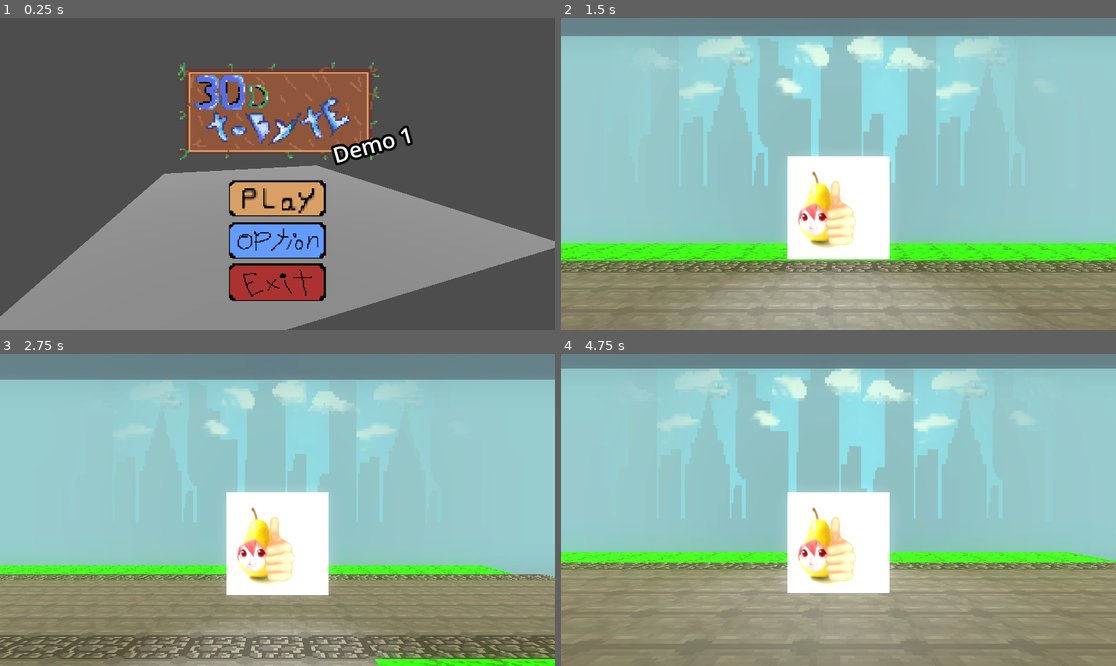
Above: before the commit, frames 1-4 (two rows, left to right).
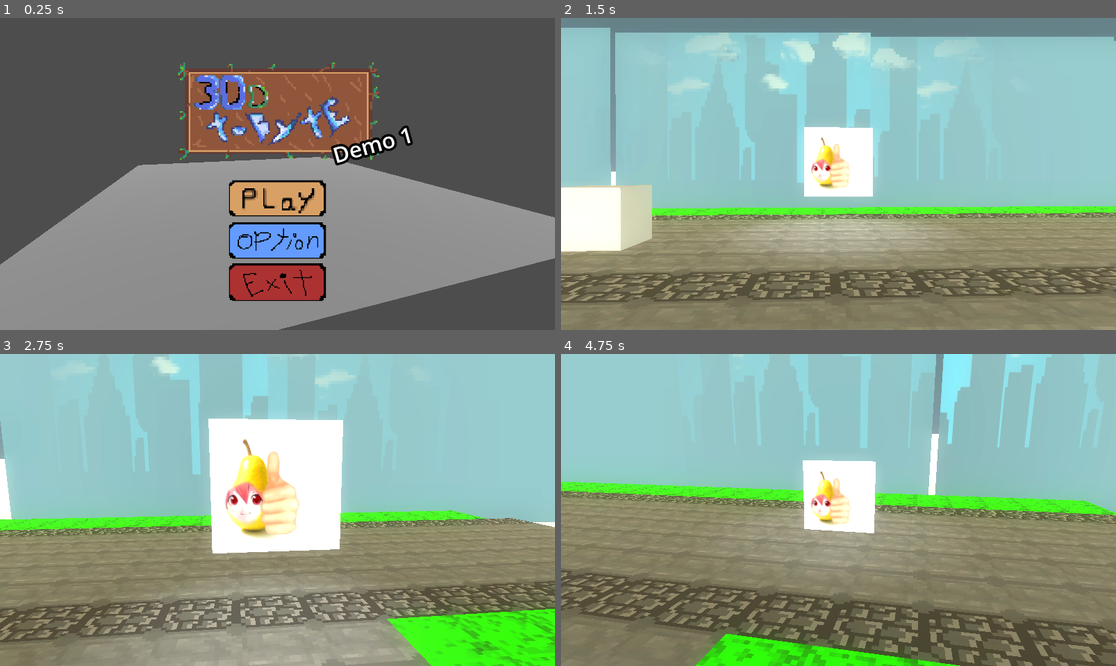
Above: after the commit, the same moments.

Repository: Gobyko23/30_DayToByte
Game: Godot game, scene res://Menu_scence/Menu3D.tscn
Same seed, same stepped clock (60 frames per second), same inputs: the game is played once before the commit and once after it.
Inputs (mouse positions are in pixels of both pictures, inside the frame that each line leads up to):
- Up to frame 1 (0.25 s): no input
- Up to frame 2 (1.5 s): click (838, 198) at 0.5 s; tap Enter (ui_accept) at 1.25 s; hold Right (ui_right) from 1.28 s (still down); hold E (interact_bind) from 1.28 s (still down)
- Up to frame 3 (2.75 s): tap Enter (ui_accept) at 1.52, 2.27 s; release Right (ui_right) at 2.03 s; release E (interact_bind) at 2.03 s; hold Down (ui_down) from 2.03 s (still down); tap E (interact_bind) at 2.1 s
- Up to frame 4 (4.75 s): release Down (ui_down) at 2.78 s; hold Right (ui_right) 2.78-3.53 s; hold E (interact_bind) 2.78-3.53 s; hold Up (ui_up) 3.53-4.28 s; tap E (interact_bind) at 3.6 s; tap Enter (ui_accept) at 3.77, 4.52 s; hold Left (ui_left) from 4.28 s (still down); hold E (interact_bind) from 4.28 s (still down)

The runs differ from the first frame. In frame 1, 7.5% of the frame differs, in the area x 0-100%, y 44-100%; in frame 2, 43%; in frame 3, 54%; in frame 4, 59%, in the area x 0-100%, y 0-100%.

Commit message:
Camera GOOOOOOOOOOOOOOOO

Diff:
--- a/Menu_scence/Menu3D.tscn
+++ b/Menu_scence/Menu3D.tscn
@@ -94,7 +94,8 @@
 transform = Transform3D(0.682407, 0, -0.730973, 0, 1, 0, 0.730973, 0, 0.682407, 0, -1.24835, -3.14755)
 
 [node name="Camera3D" type="Camera3D" parent="Camera_center_Pos"]
-transform = Transform3D(1, 0, 0, 0, 0.979445, 0.20171, 0, -0.20171, 0.979445, 0, 3.07538, 8.65808)
+transform = Transform3D(1, 0, 0, 0, 0.979445, 0.20171, 0, -0.20171, 0.979445, 0, 2.58551, 8.69572)
+fov = 64.3364
 
 [node name="AnimationPlayer" type="AnimationPlayer" parent="Camera_center_Pos"]
 root_node = NodePath("../Camera3D")
--- a/Scence/Main_Game.tscn
+++ b/Scence/Main_Game.tscn
@@ -1,9 +1,10 @@
-[gd_scene load_steps=10 format=3 uid="uid://ds23uuxkvbpfi"]
+[gd_scene load_steps=11 format=3 uid="uid://ds23uuxkvbpfi"]
 
 [ext_resource type="PackedScene" uid="uid://o6ai16t3tw6e" path="res://Scence/Player.tscn" id="1_saw18"]
 [ext_resource type="PackedScene" uid="uid://br461d2cjfani" path="res://Scence/bg.tscn" id="2_2ql1y"]
 [ext_resource type="MeshLibrary" uid="uid://bvlbel0ympipq" path="res://Assets/Tile_set/All/Out_Side_2.tres" id="3_yxyh7"]
 [ext_resource type="PackedScene" uid="uid://jf7una4atcek" path="res://Scence/Interac_System.tscn" id="4_o4lyb"]
+[ext_resource type="Script" uid="uid://dgi5vfju77i5v" path="res://Scripts/player_camera.gd" id="5_48dyd"]
 
 [sub_resource type="ProceduralSkyMaterial" id="ProceduralSkyMaterial_yxyh7"]
 sky_top_color = Color(0.191332, 0.208243, 0.231771, 1)
@@ -134,3 +135,11 @@
 
 [node name="Node3D" parent="." instance=ExtResource("4_o4lyb")]
 transform = Transform3D(1, 0, 0, 0, 1, 0, 0, 0, 1, -6.84386, 2.05415, -9.52329)
+
+[node name="Player_Camera" type="Camera3D" parent="." node_paths=PackedStringArray("target")]
+transform = Transform3D(1, 0, 0, 0, 1, 0, 0, 0, 1, 0, 0.766473, 5.09207)
+fov = 48.8
+script = ExtResource("5_48dyd")
+target = NodePath("../Char_Sprite")
+smooth_speed = 2.0
+offset = Vector3(0, 1, 6)
--- a/Scence/Player.tscn
+++ b/Scence/Player.tscn
@@ -30,11 +30,6 @@
 transform = Transform3D(1.18, 0, 0, 0, 1.18, 0, 0, 0, 1.18, 0, 0.601959, 0)
 shape = SubResource("CapsuleShape3D_wh8ti")
 debug_color = Color(0.0153334, 0.723173, 0.841146, 0.42)
-
-[node name="Player_Camera" type="Camera3D" parent="."]
-transform = Transform3D(1, 0, 0, 0, 1, 0, 0, 0, 1, 0, 0.766473, 5.09207)
-doppler_tracking = 2
-fov = 48.8
 
 [node name="InteractArea" type="Area3D" parent="."]
 collision_mask = 2
--- /dev/null
+++ b/Scripts/player_camera.gd
@@ -0,0 +1,17 @@
+extends Camera3D
+@export var target: Node3D       # โหนดที่กล้องจะตาม เช่น Player
+@export var smooth_speed: float = 5.0
+@export var offset: Vector3 = Vector3(0, 3, -6)   # ระยะกล้องจาก Player
+
+func _process(delta):
+	if target == null:
+		return
+
+	# ตำแหน่งกล้องที่ต้องการ
+	var desired_pos = target.global_transform.origin + offset
+
+	# เคลื่อนตำแหน่งแบบ Smooth
+	global_transform.origin = global_transform.origin.lerp(desired_pos, delta * smooth_speed)
+
+	# ให้กล้องมองไปที่ผู้เล่น
+	look_at(target.global_transform.origin, Vector3.UP)
Not shown, added: Scripts/player_camera.gd.uid
